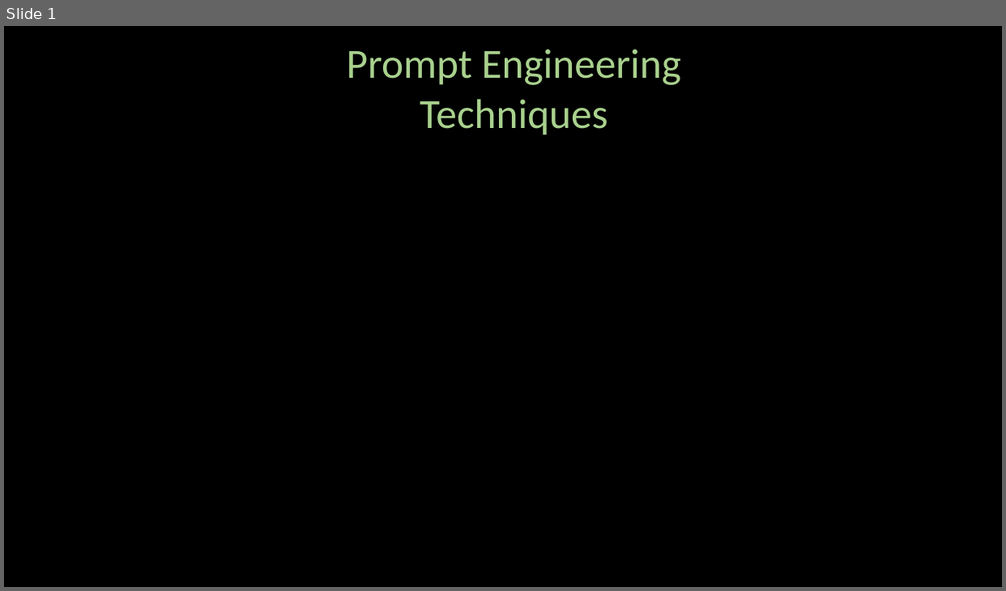
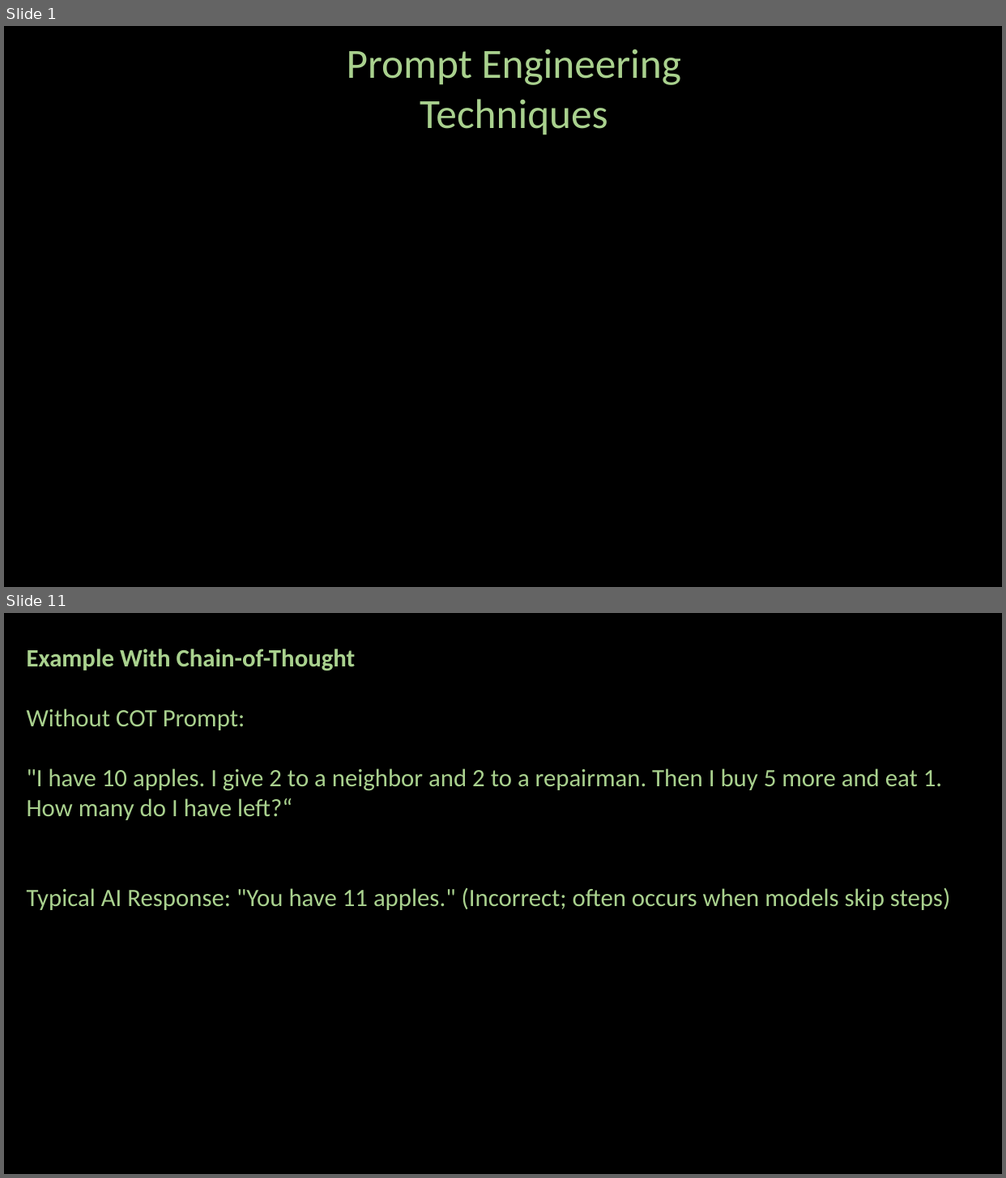
Before and after one commit to ash322ash422/youtube, a slide deck: prompt_engineering/pe-2-techniques.pptx. Shown one above the other, each under a label of ours: slide 1 before the commit, slides 1 and 11 after it; the slides between them are not shown. The pictures are 1006x591 and 1006x1178 pixels, drawn with LibreOffice and Linux fonts; fonts in the diff are those of the drawing; background and template pictures are left out. Boxes give left, top, right and bottom in pixels: in the first picture for what was removed or moved away, otherwise in the second. Text is boxed around its words. In the diff, an @@ line names an element or a change of style, - is before the commit and + after.

```diff
--- a/prompt_engineering/pe-2-techniques.pptx
+++ b/prompt_engineering/pe-2-techniques.pptx
@@ slide 11 added at box(4, 613, 1002, 1174), background #000000 @@
@@ text added at box(27, 649, 950, 910), 24 pt, text #A9D18E @@
+Example With Chain-of-Thought
+Without COT Prompt:
+"I have 10 apples. I give 2 to a neighbor and 2 to a repairman. Then I buy 5 more and eat 1. How many do I have left?“
+Typical AI Response: "You have 11 apples." (Incorrect; often occurs when models skip steps)
```
Also in this commit, not shown: 19 other slides added, 1 slide removed, 12 other files.
